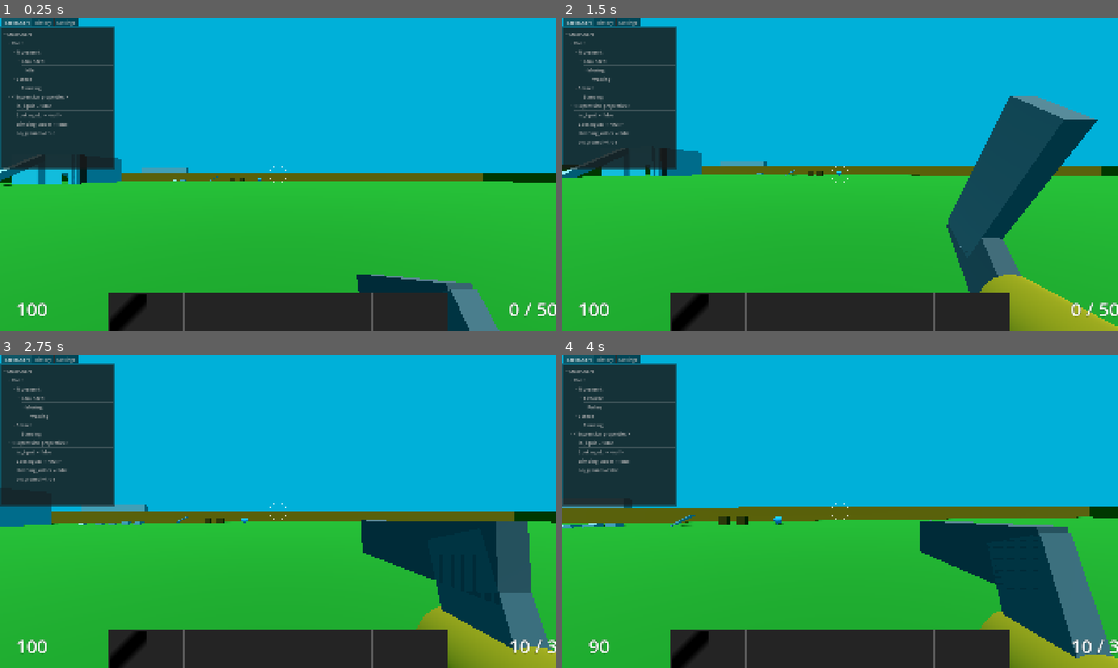
Above: before the commit, frames 1-4 (two rows, left to right).
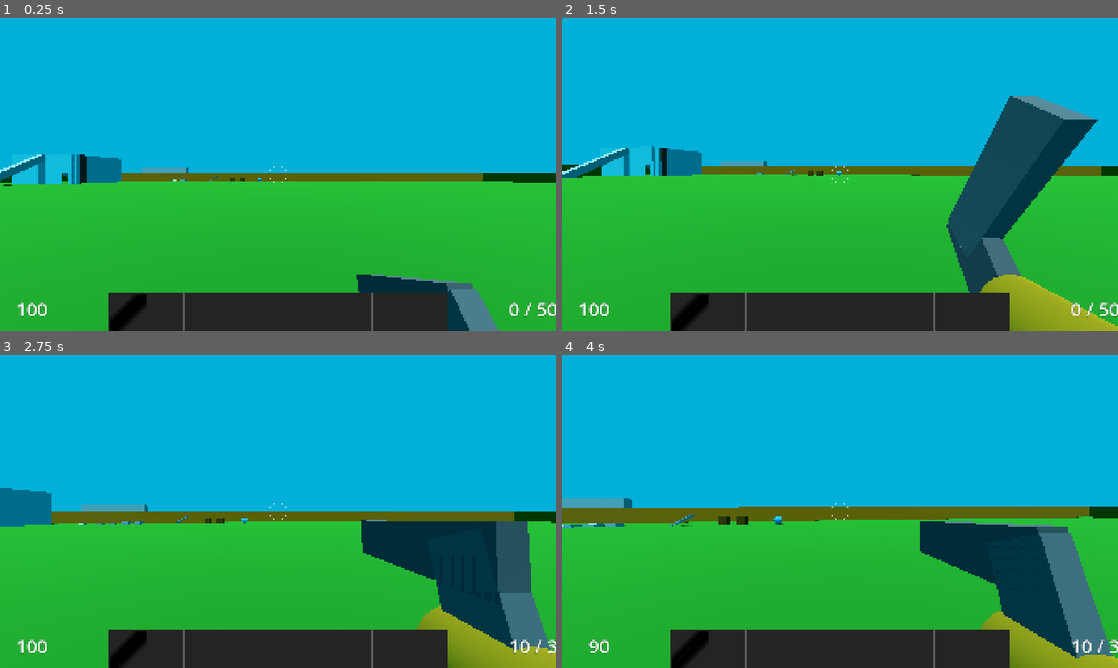
Above: after the commit, the same moments.

Repository: janisl/rpg-core
Game: Godot game, scene res://systems/main_scene.tscn
Same seed, same stepped clock (60 frames per second), same inputs: the game is played once before the commit and once after it.
Inputs (mouse positions are in pixels of both pictures, inside the frame that each line leads up to):
- Up to frame 1 (0.25 s): no input
- Up to frame 2 (1.5 s): move the mouse to (867, 174) at 0.52 s; hold Shift (crouch) 0.53-1.28 s; hold W (forward) from 0.53 s (still down); tap Space (jump) at 0.77 s; move the mouse to (812, 174) at 1.27 s; tap T (cycle_ammo) at 1.35 s
- Up to frame 3 (2.75 s): keep holding W (forward); tap Space (jump) at 1.52 s; move the mouse to (289, 505) at 2.02 s; press the mouse at (289, 505) at 2.03 s
- Up to frame 4 (4 s): keep holding W (forward); move the mouse to (834, 517) at 2.77 s; release the mouse at (834, 517) at 2.78 s; tap Ctrl (sprint) at 2.85 s; tap Space (jump) at 3.02, 3.77 s; move the mouse to (878, 514) at 3.52 s; hold Z (test) from 3.53 s (still down)

The runs differ from the first frame. In frame 1, 9.8% of the frame differs, in the area x 0-21%, y 0-49%; in frame 2, 9.7%; in frame 3, 9.8%; in frame 4, 9.8%.

Commit message:
Remove debugger.

Diff:
--- a/actors/player/player.tscn
+++ b/actors/player/player.tscn
@@ -1,7 +1,6 @@
 [gd_scene format=3 uid="uid://dmm1368oglfp0"]
 
 [ext_resource type="Script" uid="uid://bsns0k0r51aap" path="res://actors/player/player.gd" id="1_nvxhs"]
-[ext_resource type="PackedScene" uid="uid://bcwkugn6v3oy7" path="res://addons/godot_state_charts/utilities/state_chart_debugger.tscn" id="2_388e2"]
 [ext_resource type="Script" uid="uid://couw105c3bde4" path="res://addons/godot_state_charts/state_chart.gd" id="2_lsqbn"]
 [ext_resource type="Script" uid="uid://c1vp0ojjvaby1" path="res://addons/godot_state_charts/parallel_state.gd" id="3_6p1w3"]
 [ext_resource type="Script" uid="uid://cpbru7gt1lbmj" path="res://actors/player/camera_controller.gd" id="3_12xki"]
@@ -1449,11 +1448,6 @@
 first_person_parent = NodePath("../Neck/Head/Camera/Wieldables")
 first_person_mesh_layer = 2
 metadata/_custom_type_script = "uid://bssifbouhjhmf"
-
-[node name="StateChartDebugger" parent="." unique_id=1438023907 instance=ExtResource("2_388e2")]
-offset_right = -1522.0
-offset_bottom = -556.0
-initial_node_to_watch = NodePath("../StateChart")
 
 [node name="StandingCollision" type="CollisionShape3D" parent="." unique_id=1807291205]
 transform = Transform3D(1, 0, 0, 0, 1, 0, 0, 0, 1, 0, 0.9, 0)
